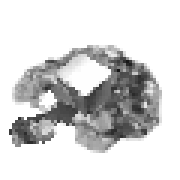
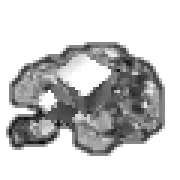
The second w=180, h=180 image is a revision of the first. Changes to its layers:
renamed "Background" to "outline", moved it above "Main", painted on it over [6, 42, 165, 156]
